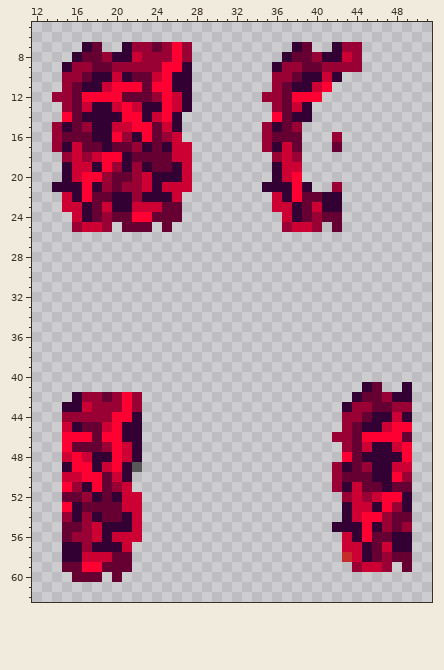
Pixel-art sprite, stored at Resources/Textures/Goobstation/Changeling/shields.rsi/ling-inhand-left.png. The picture above was drawn from the file before the commit.
The file is 64x64 pixels. Shown: x 12..51, y 5..62.
And afterwards:
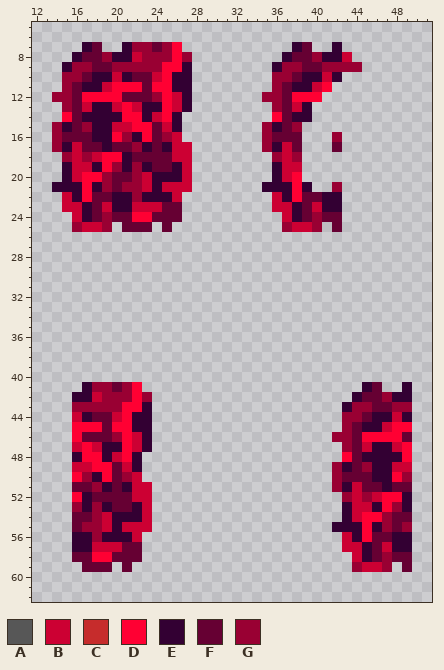
Palette (. is transparent): A #575757  B #cc0033  C #c62c2c  D #ff0033  E #330033  F #660033  G #990033
What changed:
@@ x 25..46 @@
  6 ......................
- 7 GDG..........EF..EGG..
- 8 GDG.........EFFGEEBG..
+ 7 GD...........EF..E....
+ 8 GDG.........EFFGEEB...
  9 DDE........EGGFFGGGG..
@@ x 12..51 @@
 40 ........................................
-41 .................................EF..E..
-42 ....EGGFGDG.....................EFFGEE..
-43 ...EEBGGGDG....................EGGFFGG..
-44 ...GGGGGDDE....................GGFEEBE..
-45 ...BEFFBDEE....................GFEEBDD..
-46 ...DDDFDDEE...................GGFDDDDF..
-47 ...DFFFGDBE....................GFBEEBD..
-48 ...BDBEEDBE....................DFEEEED..
-49 ...EDDEBDEA...................GEFGEEBB..
-50 ...BBDDFBE....................GFFFEEDG..
-51 ...DGEDFGB....................GEBFFEFF..
-52 ...FFGEFEBB....................GBGBDDE..
-53 ...DEFFFFBB....................EBBEDGE..
-54 ...GEGEFFEB....................EBDDGFF..
-55 ...FFGBEEEB...................EEEDEGFG..
-56 ...FGGBEBBB....................BEDFFEE..
-57 ...EEGEEEB.....................BBEFBEE..
-58 ...EEBBBFF.....................CBEFGFF..
-59 ...FFDDFFF......................GBBG.F..
-60 ....FFF.F...............................
+41 .....EGGFGD......................EF..E..
+42 ....EEBGGGDG....................EFFGEE..
+43 ....GGGGGDDE...................EGGFFGG..
+44 ....BEFFBDEE...................GGFEEBE..
+45 ....DDDFDDEE...................GFEEBDD..
+46 ....DFFFGDBE..................GGFDDDDF..
+47 ....BDBEEDBE...................GFBEEBD..
+48 ....EDDEBDE....................DFEEEED..
+49 ....BBDDFBE...................GEFGEEBB..
+50 ....DGEDFGB...................GFFFEEDG..
+51 ....FFGEFEBB..................GEBFFEFF..
+52 ....DEFFFFBB...................GBGBDDE..
+53 ....GEGEFFEB...................EBBEDGE..
+54 ....FFGBEEEB...................EBDDGFF..
+55 ....FGGBEBBB..................EEEDEGFG..
+56 ....EEGEEEB....................BEDFFEE..
+57 ....EEBBBFF....................BBEFBEE..
+58 ....FFDDFFF.....................BEFGFF..
+59 .....FFF.F......................GBBG.F..
+60 ........................................
 61 ........................................
Changed places in both pictures, as pixel boxes (x1, y1, x2, y2):
erased: (182, 42, 192, 52)
erased: (342, 42, 362, 62)
changed: (62, 382, 152, 582)
erased: (342, 552, 352, 562)
